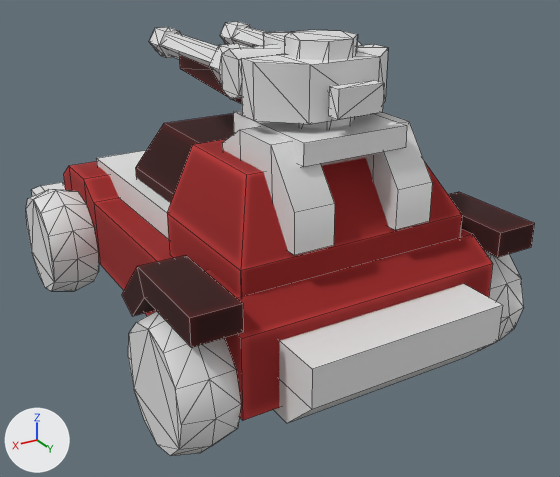
Two versions of the FBX model Assets/_Project/Art/Models/Unit/unit_Quad_A_yup.fbx, one commit apart.
Before and after are seen from a 50 mm camera at (2.43, 4.49, 2.79) aimed at (-0.13, 0.22, 0.66). Lighting does not change. The marker at lower left points along +X, +Y and +Z. The picture after the commit comes second. Mesh edges are drawn as thin lines. Where no turn or scale is listed for an object, it has been applied to the vertices.

Objects in the first picture: 'unit_Quad_A_Body_yup', 'unit_Quad_A_Gun_Turret_yup', 'unit_Quad_A_Gun_yup', 'unit_Quad_A_Wheel_Front_yup', 'unit_Quad_A_Wheel_Rear_yup'.
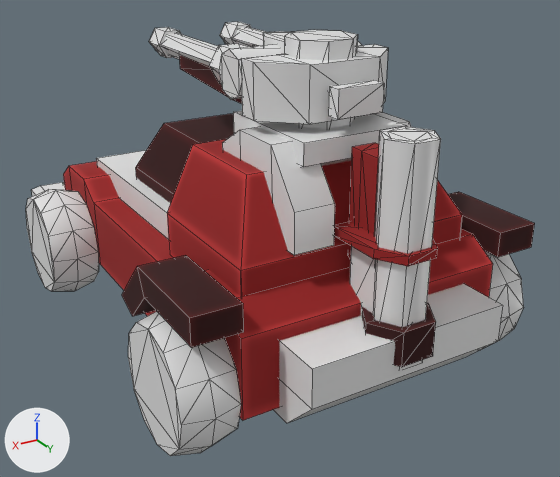
Where the change shows, as pixel boxes [x1, y1, x2, y2] in the pictures (560 x 477 px):
part 1 of me_mesh_016, added (brown): after [362, 303, 436, 367]
part 2 of me_mesh_016, added: after [373, 126, 441, 327]
part 3 of me_mesh_016, added (red): after [334, 143, 438, 316]

Diff of the bpy script that builds the scene:
```diff
--- a/Assets/_Project/Art/Models/Unit/unit_Quad_A_yup.fbx.py
+++ b/Assets/_Project/Art/Models/Unit/unit_Quad_A_yup.fbx.py
@@ me_mesh_016 @@
 # used by ob_unit_quad_a_body_yup; location = (0.0, 0.0, 0.0)
-me_mesh_016.from_pydata(...)  # 196 vertices, 158 faces; spans x -1.15..1.15, y -1.97..1.81, z 0.26..1.67
+me_mesh_016.from_pydata(...)  # 258 vertices, 244 faces; spans x -1.15..1.15, y -1.97..1.85, z 0.26..1.77
+# me_mesh_016 part 1: a new loose piece, a 6-sided cylinder along z spanning x -0.21..0.21, y 1.48..1.85, z 0.58..0.79, in mat_actorcolor (picture img_txtr_canopus_iii_set01_red_diff_png)
+# me_mesh_016 part 2: a new loose piece of 18 vertices spanning x -0.16..0.16, y 1.53..1.8, z 0.52..1.77, in mat_actormaterial (white #e7e7e7)
+# me_mesh_016 part 3
+# 26 vertices are added at x -0.19..0.19, y 1.3..1.83, z 0.7..1.63
+# 6 new vertices lie (0.0, 0.0, 0.06) away from vertices in x -0.19..0.19, y 1.3..1.83, z 1.15
+# 32 new faces join them, mat_actorcolor (picture img_txtr_canopus_iii_set01_red_diff_png)
+# 6 new faces join them, mat_actormaterial (white #e7e7e7)
 me_mesh_016.materials.append(mat_actormaterial)
```
